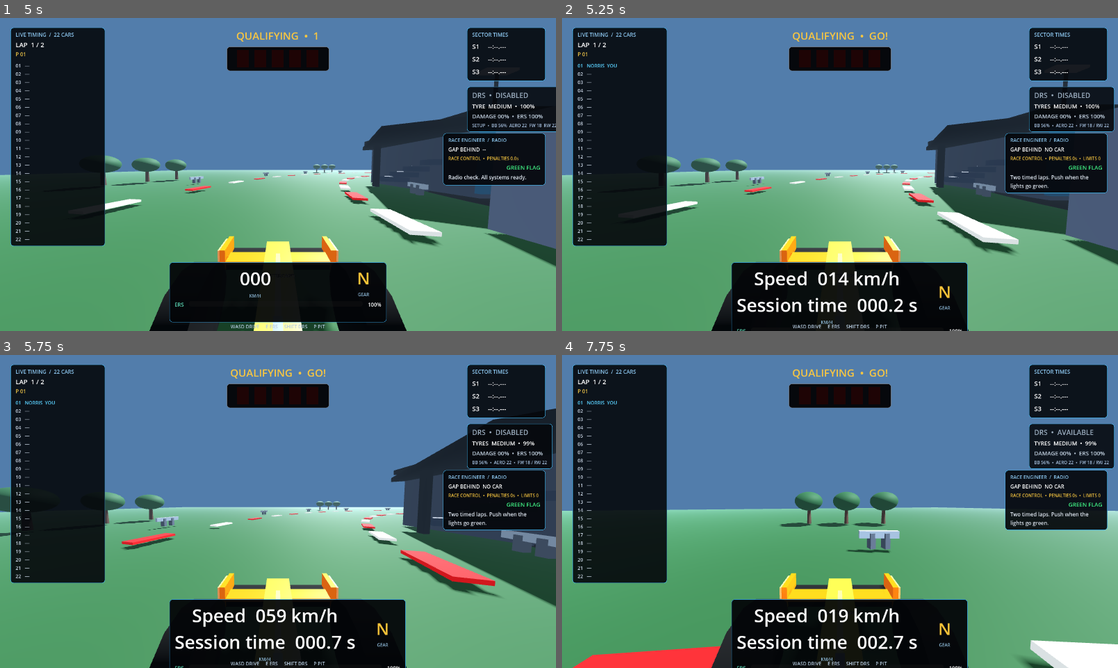
Above: before the commit, frames 1-4 (two rows, left to right).
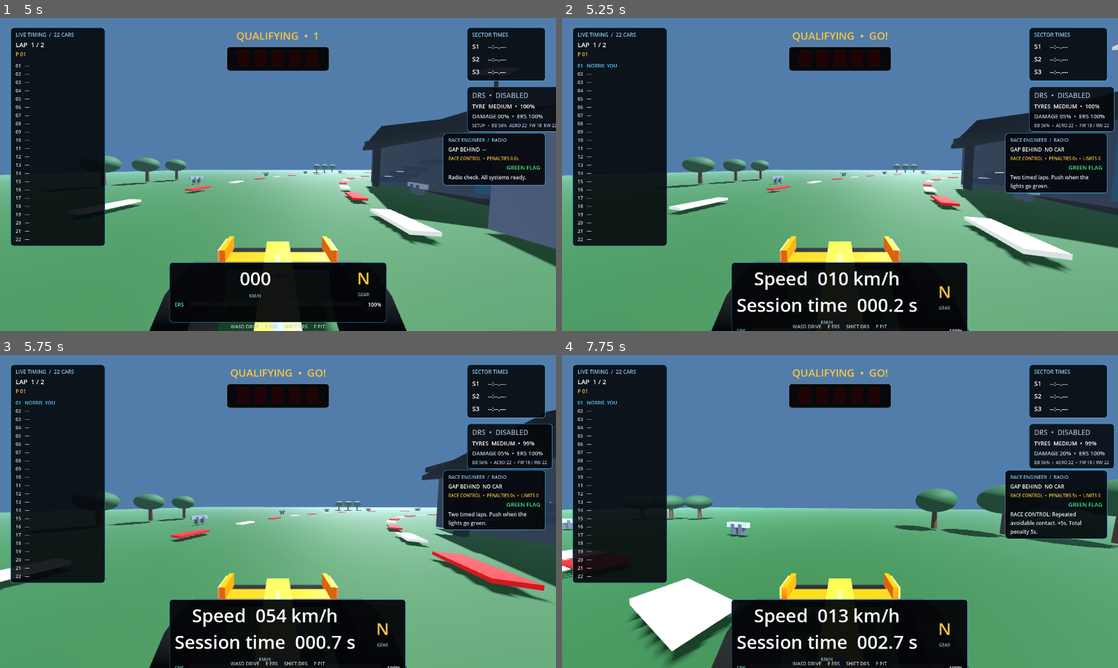
Above: after the commit, the same moments.

Repository: painopro123456-lang/apex-racing
Game: Godot game, scene res://scenes/main.tscn
Two runs of this game, one before a commit and one after it. Both use one fixed random seed, a clock stepped at 60 frames per second and the inputs below.
Inputs:
- Up to frame 1 (5 s): click "HOME" at 0.5 s; click "RACE" at 1.25 s; click "START RACE" at 2 s; tap Enter at 2.75, 4.25 s; hold D (steer_right) 2.78-3.53 s; hold Shift (drs) 2.78-3.53 s; tap Space at 3.5 s; hold S (brake) 3.53-4.28 s; tap E (ers_boost) at 3.6 s; hold D (steer_right) from 4.28 s (still down); tap P (pit_request) at 4.35 s
- Up to frame 2 (5.25 s): tap Space at 5 s; release D (steer_right) at 5.03 s; hold W (accelerate) from 5.03 s (still down); tap Shift (drs) at 5.1 s
- Up to frame 3 (5.75 s): keep holding W (accelerate)
- Up to frame 4 (7.75 s): release W (accelerate) at 5.78 s; hold E (ers_boost) 5.78-6.53 s; hold A (steer_left) 5.78-7.28 s; tap P (pit_request) at 6.6 s; hold S (brake) from 7.28 s (still down); hold Shift (drs) from 7.28 s (still down)

Frame 1 is identical in both runs. In frame 2, 8.3% of the frame differs, in the area x 0-100%, y 8-86%; in frame 3, 7.7%; in frame 4, 11%, in the area x 0-100%, y 23-100%.
Error in both runs: Invalid assignment of property or key 'track_radius' with value of type 'float' on a base object of type 'Node3D (ai_car.gd)'. (res://scripts/main.gd:980)

Commit message:
Make barrier impacts physical and tyre punctures chance-based; remove fuel dependence

Diff:
--- a/scripts/player_car.gd
+++ b/scripts/player_car.gd
@@ -17,6 +17,8 @@
 var rear_wing := 60.0
 var damage := 0.0
 var collision_count := 0
+var collision_cooldown := 0.0
+var tyre_punctured := false
 
 var throttle_input := 0.0
 var brake_input := 0.0
@@ -50,8 +52,7 @@
 		if forward_speed < -0.5:
 			forward_speed = move_toward(forward_speed, 0.0, braking * _brake_effectiveness() * delta)
 		else:
-			var fuel_power: float = 0.55 if fuel_remaining <= 0.0 else lerp(0.72, 1.0, fuel_remaining / 100.0)
-			fuel_power *= clamp(1.0 - damage * 0.0035, 0.62, 1.0)
+			var fuel_power: float = clamp(1.0 - damage * 0.0035, 0.62, 1.0)
 			var ers_power: float = 8.0 if ers_requested else 0.0
 			var speed_cap: float = max_speed + (8.0 if drs_active else 0.0) + ers_power
 			forward_speed = move_toward(forward_speed, speed_cap, (acceleration * fuel_power + ers_power * 0.9) * delta * throttle_input)
@@ -73,7 +74,8 @@
 	var wear_grip: float = lerp(0.58, 1.0, tyre_wear / 100.0)
 	var wing_grip: float = lerp(0.82, 1.22, (front_wing + rear_wing) / 200.0)
 	var damage_grip: float = clamp(1.0 - damage * 0.0028, 0.68, 1.0)
-	var available_grip: float = (lateral_grip + downforce_grip) * compound_grip * wear_grip * wing_grip * damage_grip
+	var puncture_grip: float = 0.52 if tyre_punctured else 1.0
+	var available_grip: float = (lateral_grip + downforce_grip) * compound_grip * wear_grip * wing_grip * damage_grip * puncture_grip
 	side_speed = move_toward(side_speed, 0.0, available_grip * delta)
 
 	# Steering response builds with speed, while very high speed slightly limits yaw rate.
@@ -93,8 +95,7 @@
 	else:
 		velocity.y -= 24.0 * delta
 	speed = abs(forward_speed)
-	if throttle_input > 0.05 and fuel_remaining > 0.0:
-		fuel_remaining = max(0.0, fuel_remaining - delta * (0.045 + throttle_input * 0.12))
+	collision_cooldown = max(0.0, collision_cooldown - delta)
 	if ers_requested and throttle_input > 0.05:
 		ers_charge = max(0.0, ers_charge - delta * 24.0)
 	elif brake_input > 0.05 or forward_speed < 0.0:
@@ -103,15 +104,23 @@
 		var wear_rate := 0.045 if tyre_compound == "SOFT" else (0.022 if tyre_compound == "HARD" else 0.032)
 		tyre_wear = max(0.0, tyre_wear - abs(forward_speed) * delta * wear_rate)
 	move_and_slide()
+	if get_slide_collision_count() > 0 and collision_cooldown <= 0.0 and abs(forward_speed) > 4.0:
+		var impact_collision := get_slide_collision(0)
+		apply_collision(impact_collision.get_normal())
+		collision_cooldown = 0.65
 
 func _brake_effectiveness() -> float:
 	# A little more front bias improves stability under braking; excessive bias costs stopping performance.
 	return clamp(1.0 - abs(brake_bias - 56.0) * 0.0025, 0.88, 1.0)
 
 func apply_collision(impact_direction: Vector3) -> void:
-	# Collision damage reduces power and grip until repaired in the pits.
-	damage = min(100.0, damage + 12.0)
+	# Barrier impacts damage the car; a puncture is possible, never guaranteed.
+	var impact_speed: float = velocity.length()
+	damage = min(100.0, damage + clamp(impact_speed * 0.22, 5.0, 22.0))
+	if not tyre_punctured and impact_speed > 18.0 and randf() < 0.12:
+		tyre_punctured = true
 	collision_count += 1
+	collision_cooldown = 0.65
 	var impact := impact_direction.normalized()
 	velocity.x += impact.x * 9.0
 	velocity.z += impact.z * 9.0
